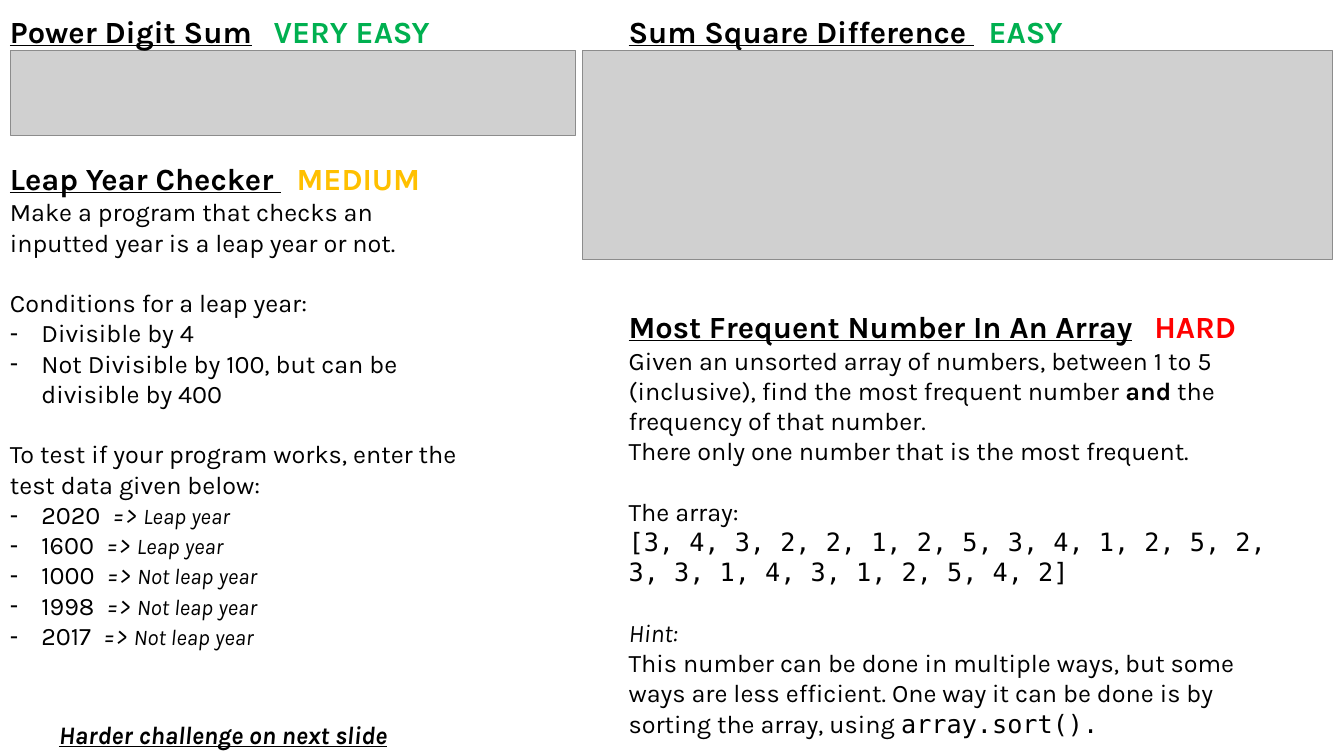
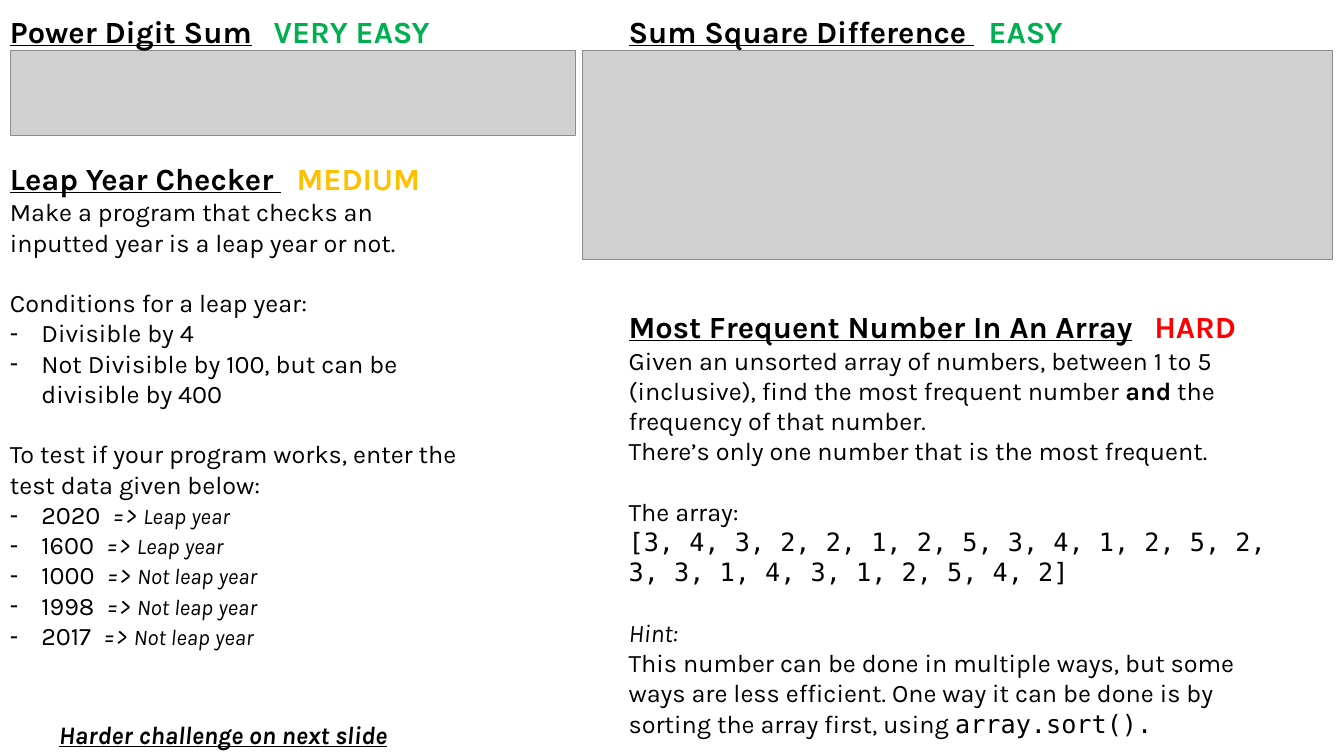
Before and after one commit to Pancake-Gang/temaCode, a slide deck: slide 1 of TEMA Coding.pptx. Drawn at 1344x756 pixels with LibreOffice and Linux fonts; fonts in the diff are those of the drawing; grey boxes stand for pictures. Boxes give left, top, right and bottom in pixels: in the first picture for what was removed or moved away, otherwise in the second. Text is boxed around its words. In the diff, an @@ line names an element or a change of style, - is before the commit and + after.

```diff
--- a/TEMA Coding.pptx
+++ b/TEMA Coding.pptx
@@ text at (629, 442, 1208, 467): text changed @@
-There only one number that is the most frequent.
+There’s only one number that is the most frequent.
@@ text at (629, 654, 1234, 739): text changed @@
-This number can be done in multiple ways, but some ways are less efficient. One way it can be done is by sorting the array, using array.sort().
+This number can be done in multiple ways, but some ways are less efficient. One way it can be done is by sorting the array first, using array.sort().
```
Also in this commit, not shown: 2 other slides changed.
